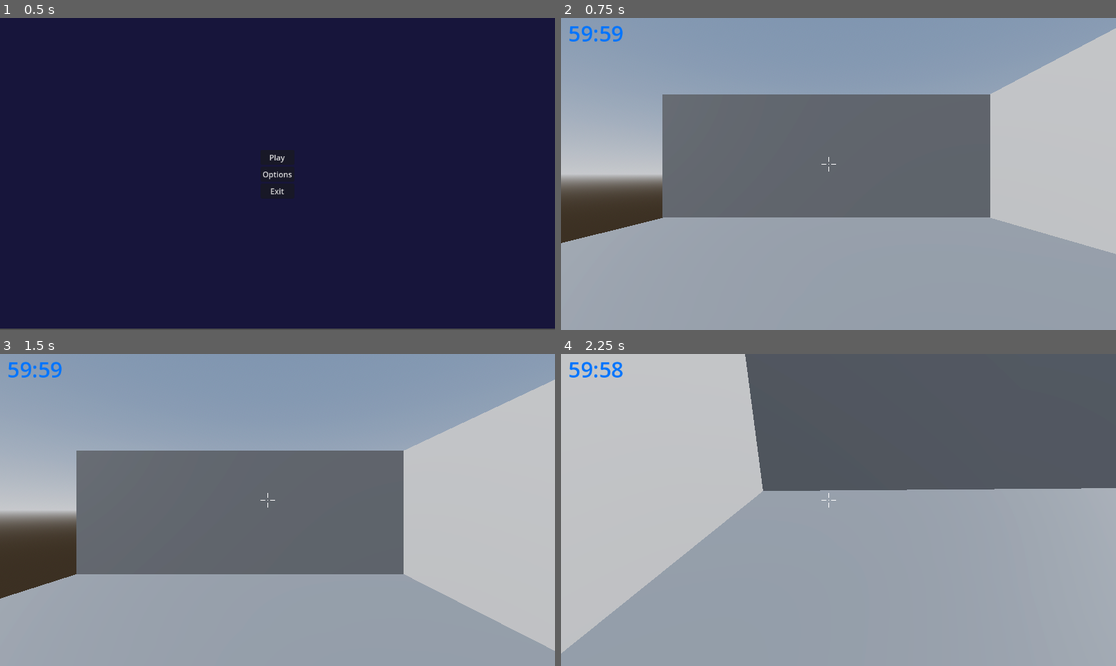
Above: before the commit, frames 1-4 (two rows, left to right).
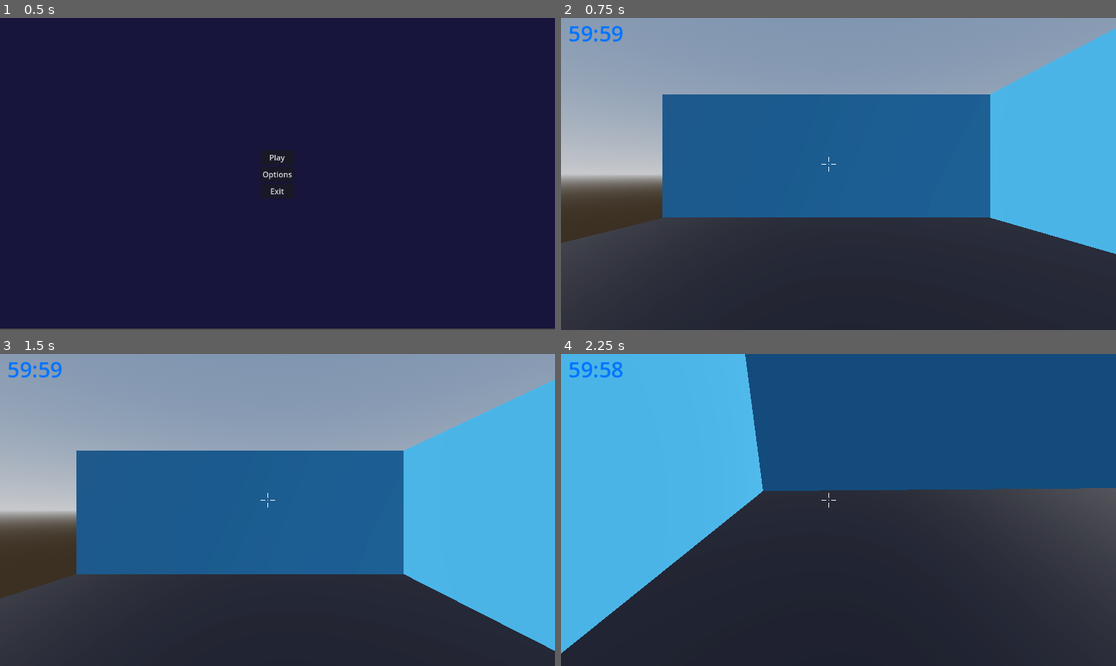
Above: after the commit, the same moments.

Repository: moriartyjk/nova_horizons
Game: Godot game, scene res://scenes/menus/main_menu.tscn
Same seed, same stepped clock (60 frames per second), same inputs: the game is played once before the commit and once after it.
Inputs (mouse positions are in pixels of both pictures, inside the frame that each line leads up to):
- Up to frame 1 (0.5 s): no input
- Up to frame 2 (0.75 s): click "Play" at 0.5 s
- Up to frame 3 (1.5 s): tap Enter (ui_accept) at 1.25 s; move the mouse to (399, 494) at 1.27 s; hold D (move_right) from 1.28 s (still down); click (399, 494) at 1.42 s
- Up to frame 4 (2.25 s): tap Enter (ui_accept) at 1.52 s; move the mouse to (810, 510) at 2.02 s; release D (move_right) at 2.03 s; hold W (move_forward) from 2.03 s (still down)

Frame 1 is identical in both runs. In frame 2, 70% of the frame differs, in the area x 0-100%, y 3-100%; in frame 3, 66%; in frame 4, 100%, in the area x 0-100%, y 0-100%.

Commit message:
materials for test environment

Diff:
--- /dev/null
+++ b/materials/wall_material.tres
@@ -0,0 +1,4 @@
+[gd_resource type="StandardMaterial3D" format=3 uid="uid://dc7d3ir8331fr"]
+
+[resource]
+albedo_color = Color(0.184314, 0.513726, 0.741176, 1)
--- a/scenes/environment.tscn
+++ b/scenes/environment.tscn
@@ -1,14 +1,21 @@
-[gd_scene load_steps=5 format=3 uid="uid://n1rgc4ij8che"]
+[gd_scene load_steps=7 format=3 uid="uid://n1rgc4ij8che"]
+
+[ext_resource type="Material" uid="uid://dc7d3ir8331fr" path="res://materials/wall_material.tres" id="1_bmhdu"]
 
 [sub_resource type="BoxShape3D" id="BoxShape3D_p5l2k"]
 size = Vector3(14, 0.25, 18)
 
+[sub_resource type="StandardMaterial3D" id="StandardMaterial3D_rvrhs"]
+albedo_color = Color(0.0666667, 0.0666667, 0.121569, 1)
+
 [sub_resource type="BoxMesh" id="BoxMesh_gpeu5"]
+material = SubResource("StandardMaterial3D_rvrhs")
 
 [sub_resource type="BoxShape3D" id="BoxShape3D_q6234"]
 size = Vector3(13.885, 5, 1)
 
 [sub_resource type="BoxMesh" id="BoxMesh_rrq3x"]
+material = ExtResource("1_bmhdu")
 
 [node name="Environment" type="Node3D"]
 transform = Transform3D(-4.37114e-08, 0, 1, 0, 1, 0, -1, 0, -4.37114e-08, 0, 0, 0)
